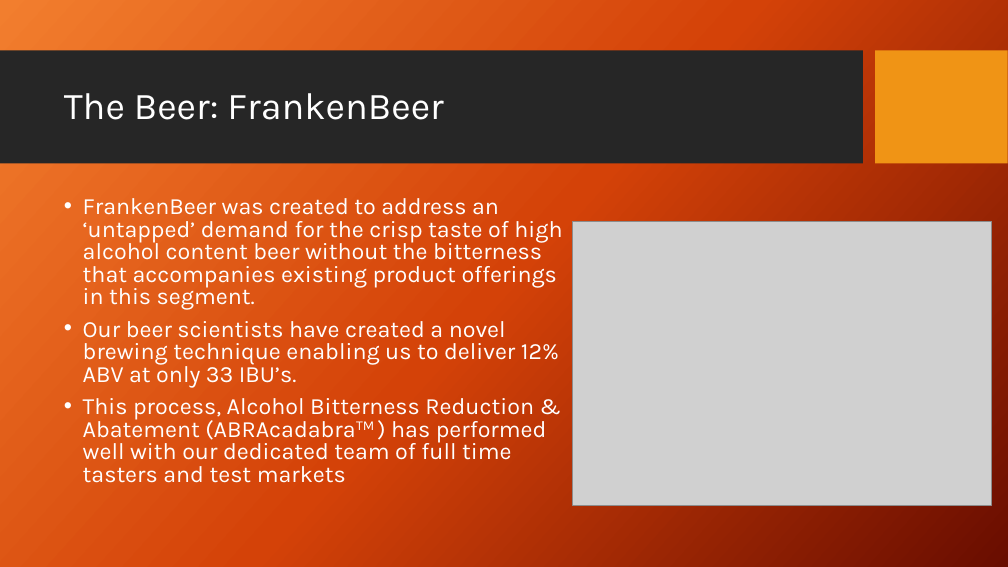
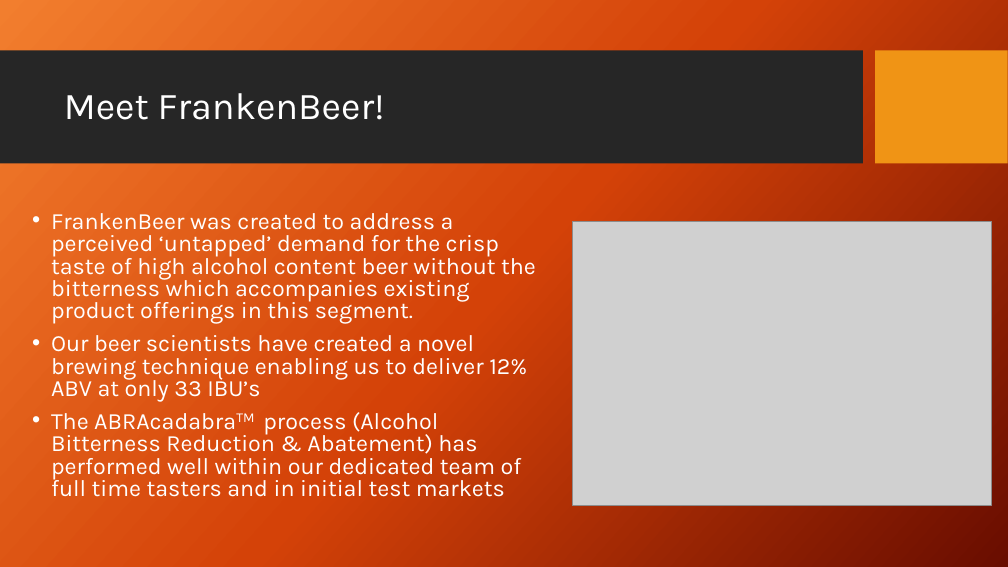
Before and after one commit to nickcellini/DDS-Case-Study-ACQN, a slide deck: slide 5 of Case Study - Project 1 - Final.pptx (slide 4 before the commit). Drawn at 1008x567 pixels with LibreOffice and Linux fonts; fonts in the diff are those of the drawing; grey boxes stand for pictures; background and template pictures are left out. Boxes give left, top, right and bottom in pixels: in the first picture for what was removed or moved away, otherwise in the second. Text is boxed around its words. In the diff, an @@ line names an element or a change of style, - is before the commit and + after.

```diff
--- a/Case Study - Project 1 - Final.pptx
+++ b/Case Study - Project 1 - Final.pptx
@@ title at (64, 93, 385, 120): text changed @@
-The Beer: FrankenBeer
+Meet FrankenBeer!
@@ text at (51, 213, 536, 497): text changed @@
-• FrankenBeer was created to address an ‘untapped’ demand for the crisp taste of high alcohol content beer without the bitterness that accompanies existing product offerings in this segment.
-• Our beer scientists have created a novel brewing technique enabling us to deliver 12% ABV at only 33 IBU’s.
-• This process, Alcohol Bitterness Reduction & Abatement (ABRAcadabraTM ) has performed well with our dedicated team of full time tasters and test markets
+• FrankenBeer was created to address a perceived ‘untapped’ demand for the crisp taste of high alcohol content beer without the bitterness which accompanies existing product offerings in this segment.
+• Our beer scientists have created a novel brewing technique enabling us to deliver 12% ABV at only 33 IBU’s
+• The ABRAcadabraTM process (Alcohol Bitterness Reduction & Abatement) has performed well within our dedicated team of full time tasters and in initial test markets
```
Also in this commit, not shown: 3 other slides changed, 1 slide added, 1 slide removed.
